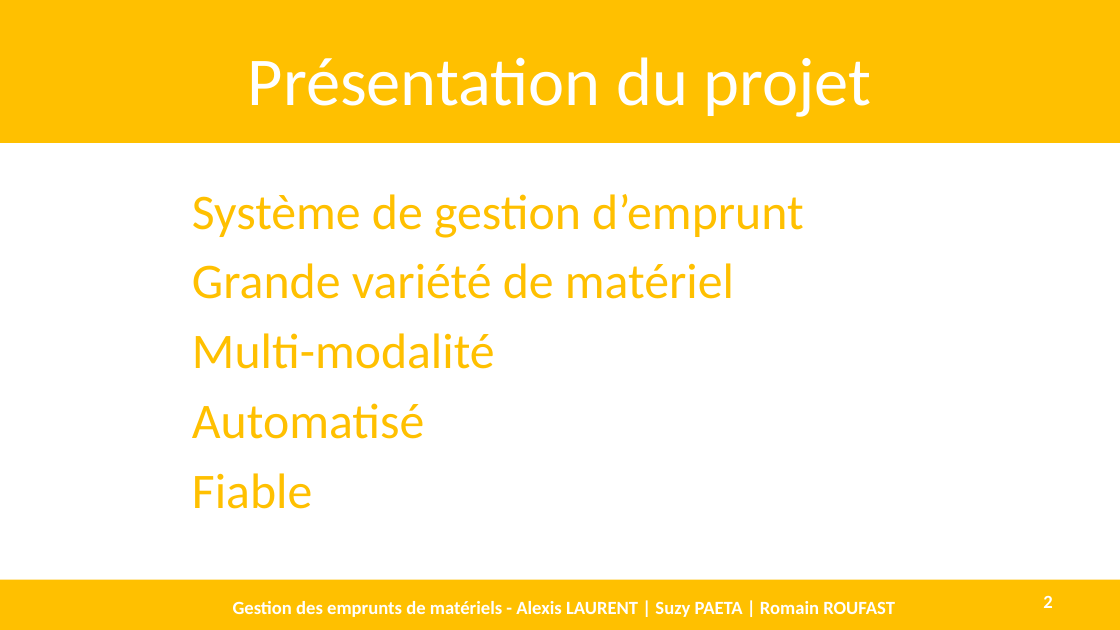
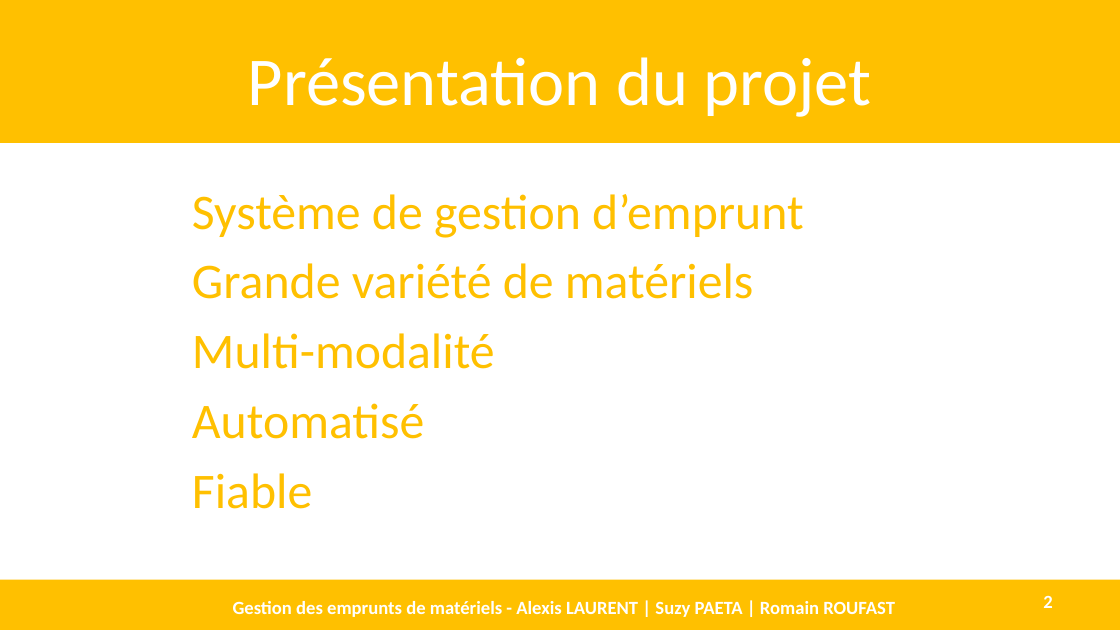
Before and after one commit to AlexisLaurent/Gestion_des_Emprunts, a slide deck: slide 2 of Livrables/D1.3 - DEF.pptx. Drawn at 1120x630 pixels with LibreOffice and Linux fonts; fonts in the diff are those of the drawing. Boxes give left, top, right and bottom in pixels: in the first picture for what was removed or moved away, otherwise in the second. Text is boxed around its words. In the diff, an @@ line names an element or a change of style, - is before the commit and + after.

Commit message:
ppt + cdc

```diff
--- a/Livrables/D1.3 - DEF.pptx
+++ b/Livrables/D1.3 - DEF.pptx
@@ text at (192, 263, 753, 299): text changed @@
-Grande variété de matériel
+Grande variété de matériels
```
Also in this commit, not shown: 2 other slides changed, 6 slides added, 2 other files.
